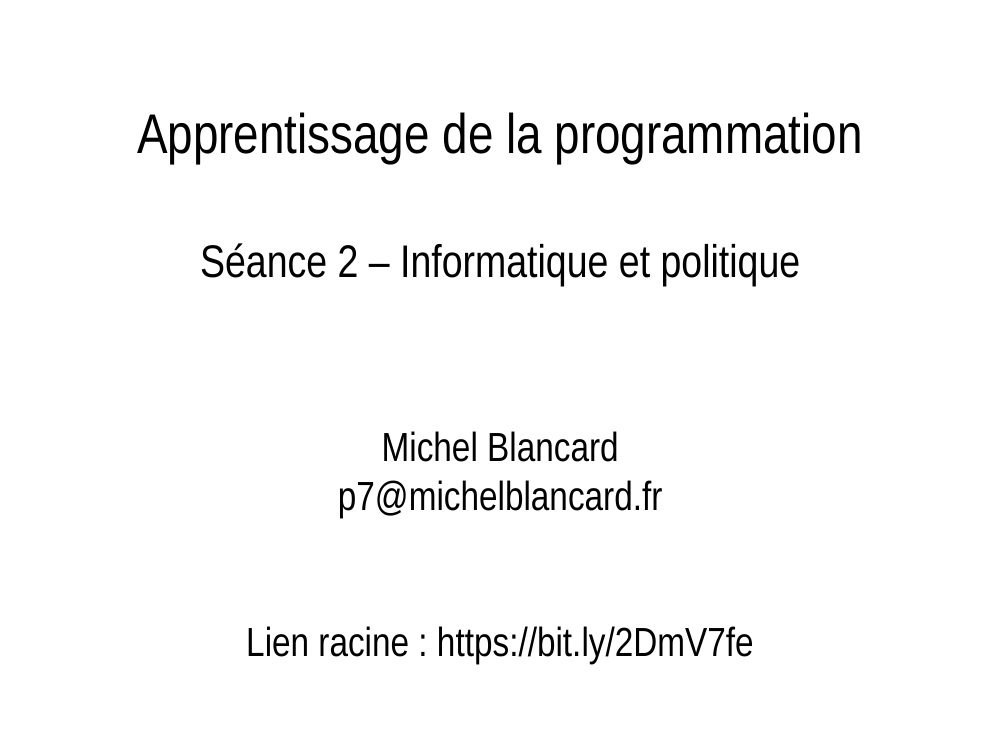
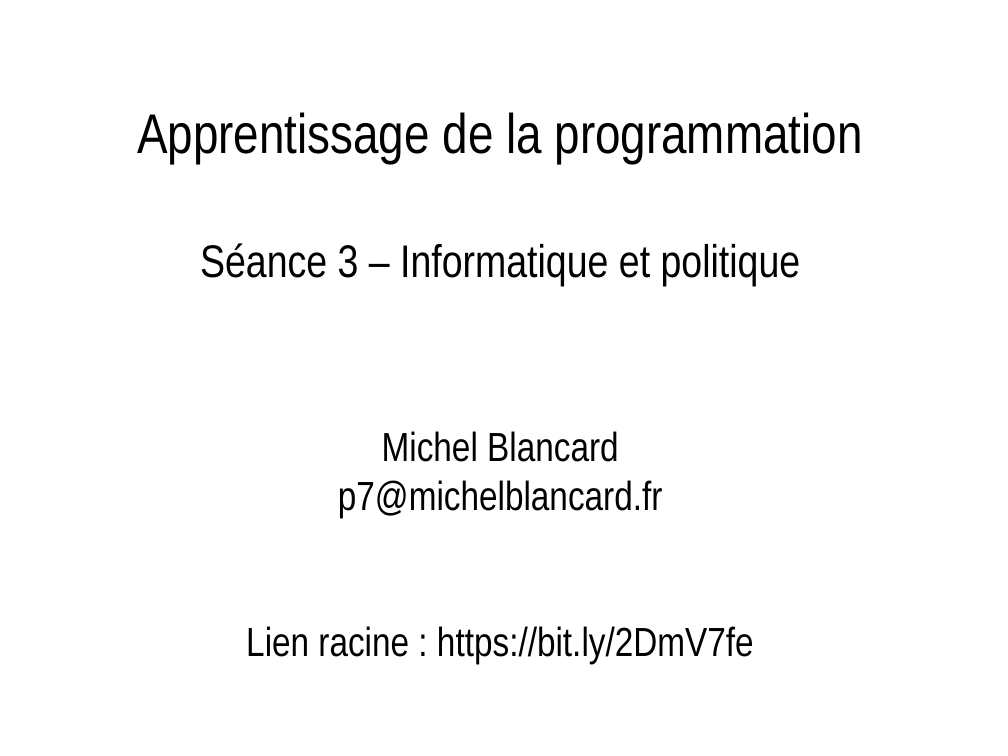
Before and after one commit to Preethi30S/intro-info, a slide deck: slide 1 of 3_informatique_et_politique.odp. Drawn at 1008x756 pixels with LibreOffice and Linux fonts; fonts in the diff are those of the drawing. Boxes give left, top, right and bottom in pixels: in the first picture for what was removed or moved away, otherwise in the second. Text is boxed around its words. In the diff, an @@ line names an element or a change of style, - is before the commit and + after.

```diff
--- a/3_informatique_et_politique.odp
+++ b/3_informatique_et_politique.odp
@@ title at <box>137,112,863,664</box>: text changed @@
-Apprentissage de la programmation
-Séance 2 – Informatique et politique
-Michel Blancard
-p7@michelblancard.fr
-Lien racine : https://bit.ly/2DmV7fe
+Apprentissage de la programmation
+Séance 3 – Informatique et politique
+Michel Blancard
+p7@michelblancard.fr
+Lien racine : https://bit.ly/2DmV7fe
```
Also in this commit, not shown: 1 other file.
